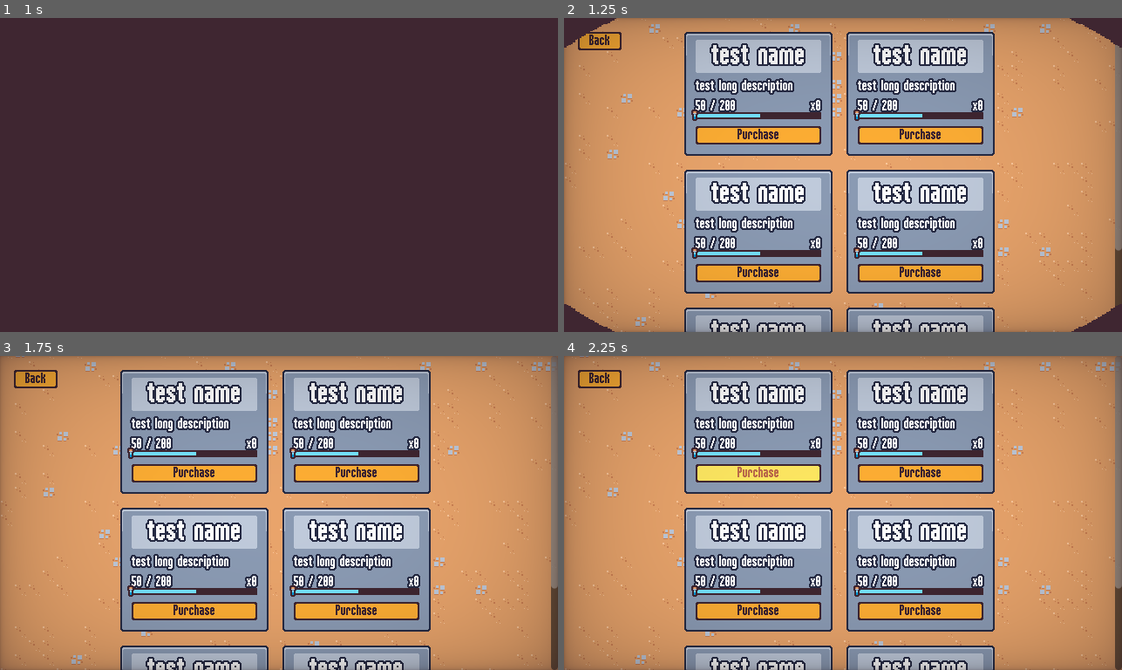
Above: before the commit, frames 1-4 (two rows, left to right).
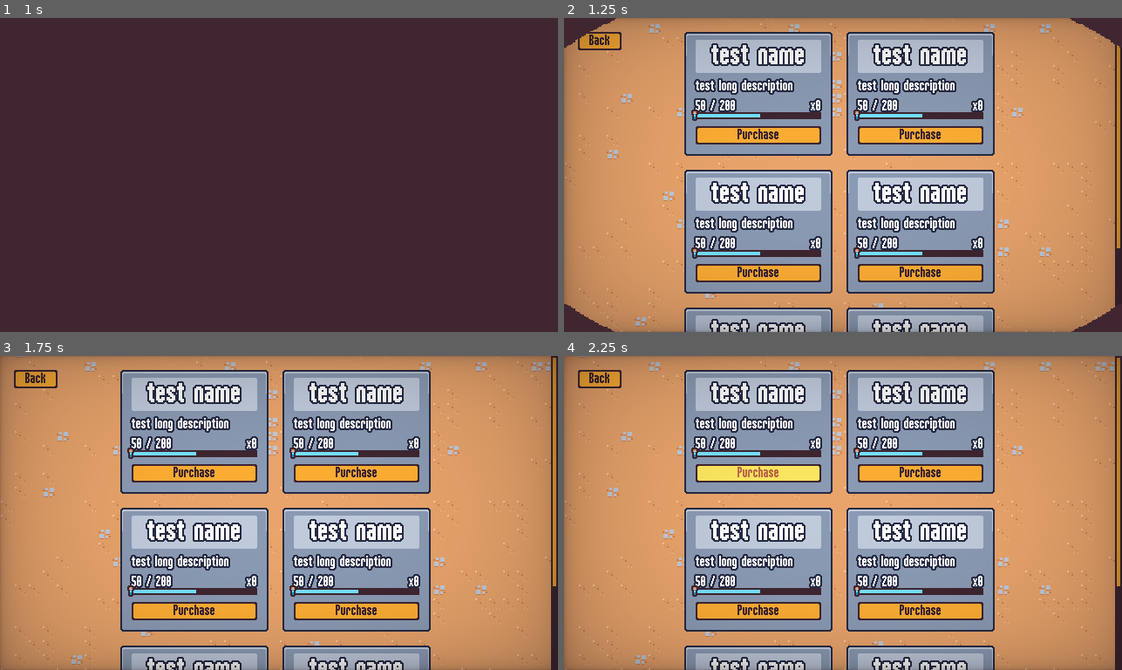
Above: after the commit, the same moments.

Repository: SugarF0x/2D-survivor-course
Game: Godot game, scene res://scenes/ui/main_menu.tscn
Same seed, same stepped clock (60 frames per second), same inputs: the game is played once before the commit and once after it. Sound files missing from this copy of the repository are replaced by a short silence.
Inputs (mouse positions are in pixels of both pictures, inside the frame that each line leads up to):
- Up to frame 1 (1 s): click "Upgrades" at 0.5 s
- Up to frame 2 (1.25 s): no input
- Up to frame 3 (1.75 s): move the mouse to (401, 497) at 1.27 s; press the mouse at (401, 497) at 1.28 s; hold D (move_right) from 1.28 s (still down)
- Up to frame 4 (2.25 s): release D (move_right) at 2 s; release the mouse at (965, 497) at 2 s; click "Purchase" at 2 s

Frame 1 is identical in both runs. In frame 2, 1.0% of the frame differs, in the area x 98-100%, y 8-92%; in frame 3, 1.2%, in the area x 98-100%, y 0-100%; in frame 4, 1.2%.
Error before the commit: Attempt to call function 'get_children' in base 'null instance' on a null instance. (res://scenes/ui/meta_menu.gd:15)
Error after the commit: Invalid access to property or key 'id' on a base object of type 'Nil'. (res://scenes/autoload/meta_progression.gd:28)

Commit message:
style hscrollbar

Diff:
--- a/resources/theme/theme.tres
+++ b/resources/theme/theme.tres
@@ -81,6 +81,37 @@
 [sub_resource type="StyleBoxFlat" id="StyleBoxFlat_p4gny"]
 bg_color = Color(0.247059, 0.14902, 0.192157, 1)
 
+[sub_resource type="StyleBoxFlat" id="StyleBoxFlat_h8y45"]
+bg_color = Color(0.996078, 0.682353, 0.203922, 1)
+border_width_left = 2
+border_width_top = 2
+border_width_right = 2
+border_width_bottom = 2
+border_color = Color(0.8, 0.8, 0.8, 0)
+
+[sub_resource type="StyleBoxFlat" id="StyleBoxFlat_bhslc"]
+bg_color = Color(0.996078, 0.682353, 0.203922, 1)
+border_width_left = 2
+border_width_top = 2
+border_width_right = 2
+border_width_bottom = 2
+border_color = Color(0.8, 0.8, 0.8, 0)
+
+[sub_resource type="StyleBoxFlat" id="StyleBoxFlat_g5co2"]
+bg_color = Color(0.996078, 0.682353, 0.203922, 1)
+border_width_left = 2
+border_width_top = 2
+border_width_right = 2
+border_width_bottom = 2
+border_color = Color(0.8, 0.8, 0.8, 0)
+
+[sub_resource type="StyleBoxFlat" id="StyleBoxFlat_xb1yl"]
+content_margin_left = 4.0
+content_margin_top = 0.0
+content_margin_right = 4.0
+content_margin_bottom = 0.0
+bg_color = Color(0.247059, 0.14902, 0.192157, 1)
+
 [resource]
 default_font = ExtResource("1_jye4l")
 default_font_size = 16
@@ -108,3 +139,7 @@
 Label/constants/line_spacing = 1
 PanelContainer/styles/panel = SubResource("StyleBoxTexture_actu5")
 ProgressBar/styles/background = SubResource("StyleBoxFlat_p4gny")
+VScrollBar/styles/grabber = SubResource("StyleBoxFlat_h8y45")
+VScrollBar/styles/grabber_highlight = SubResource("StyleBoxFlat_bhslc")
+VScrollBar/styles/grabber_pressed = SubResource("StyleBoxFlat_g5co2")
+VScrollBar/styles/scroll = SubResource("StyleBoxFlat_xb1yl")
--- a/scenes/ui/meta_menu.gd
+++ b/scenes/ui/meta_menu.gd
@@ -12,12 +12,12 @@
 	sound_button.pressed.connect(on_back_pressed)
 
 	# remove dev-only cards
-	for card in grid_container.get_children(): card.queue_free()
-
-	for upgrade in upgrades:
-		var upgrade_instance = meta_upgrade_card_scene.instantiate()
-		grid_container.add_child(upgrade_instance)
-		upgrade_instance.set_meta_upgrade(upgrade)
+#	for card in grid_container.get_children(): card.queue_free()
+#
+#	for upgrade in upgrades:
+#		var upgrade_instance = meta_upgrade_card_scene.instantiate()
+#		grid_container.add_child(upgrade_instance)
+#		upgrade_instance.set_meta_upgrade(upgrade)
 
 
 func on_back_pressed():
Not shown: 1 places in resources/theme/theme.tres that only renumber resources
